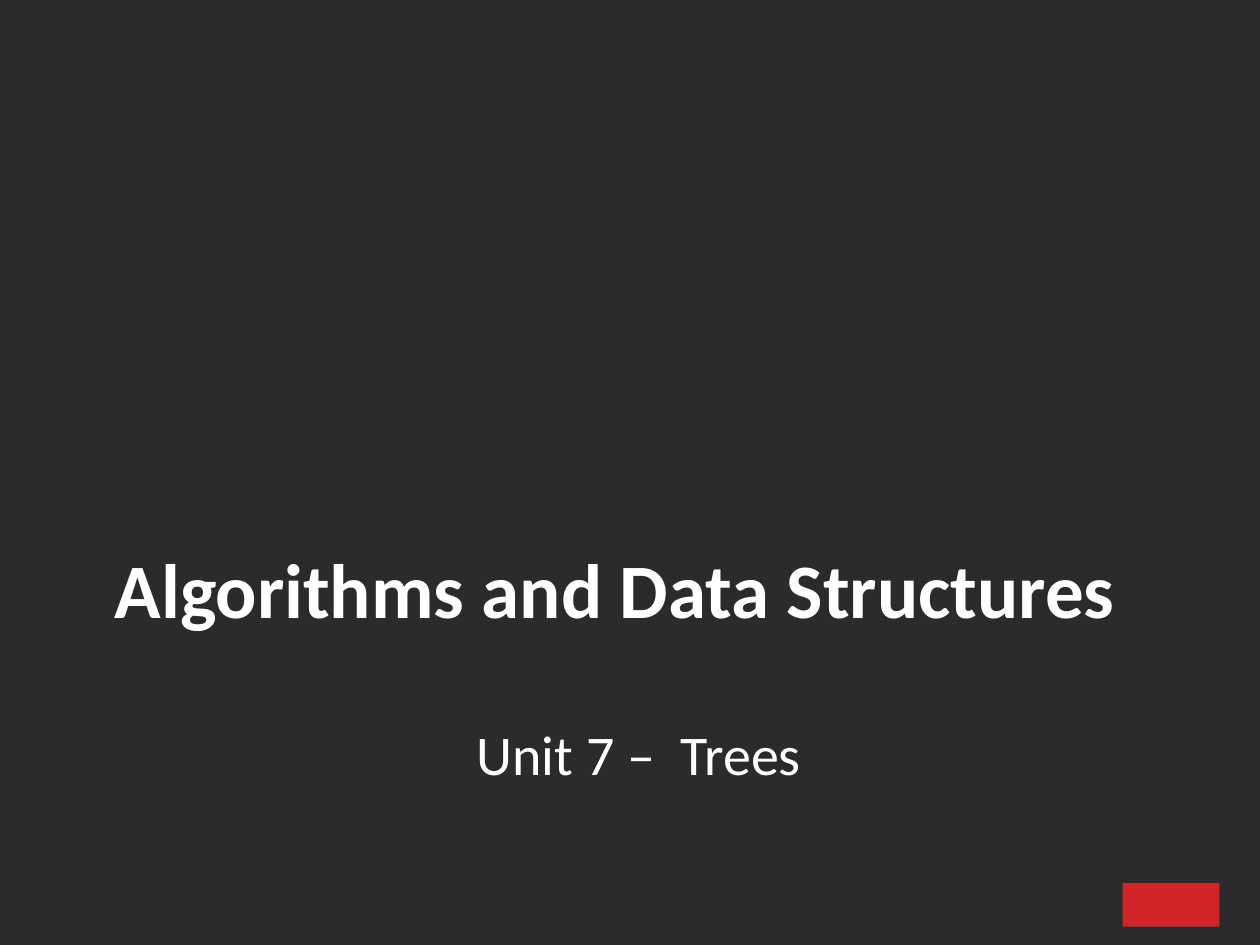
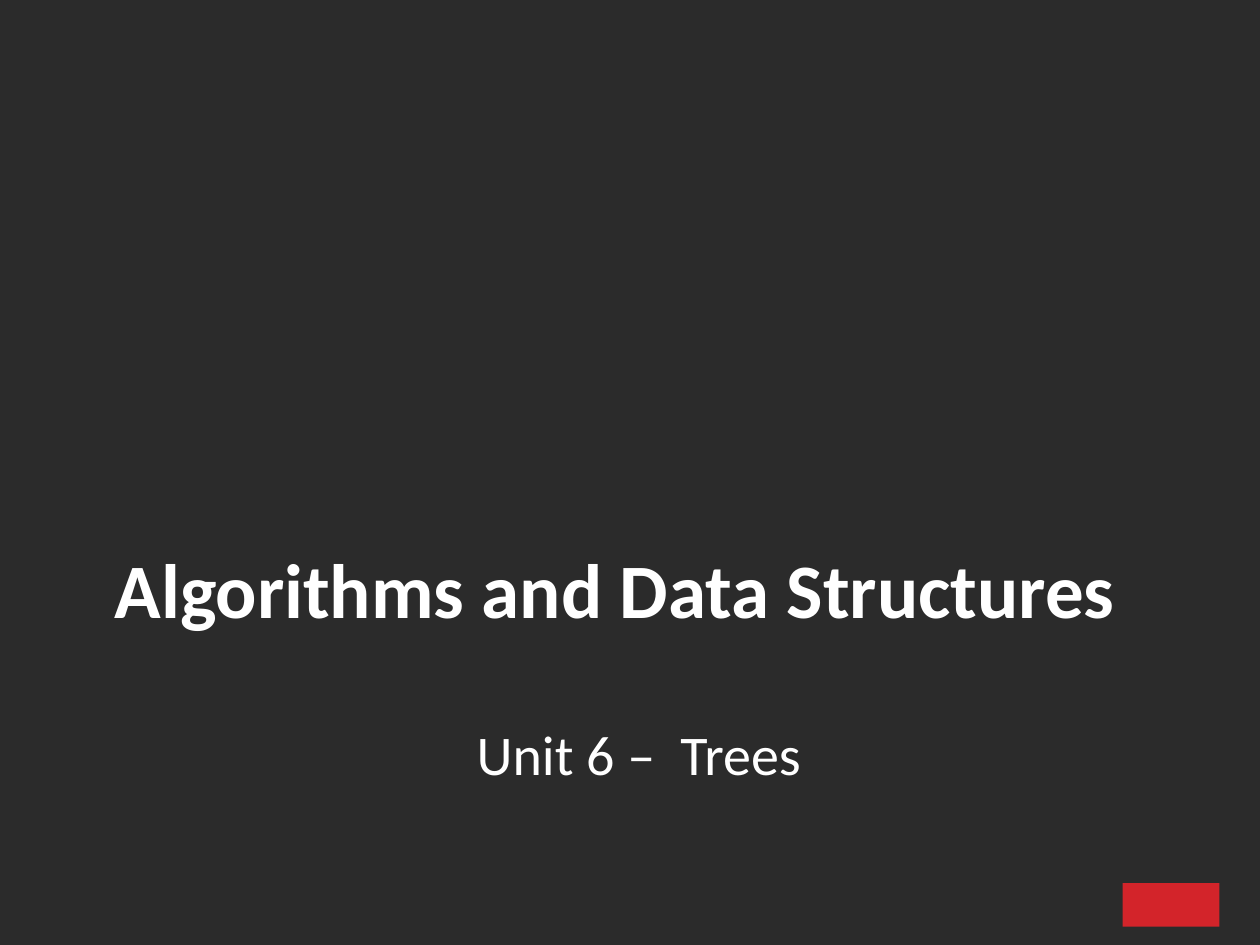
Before and after one commit to ifromm/dsa, a slide deck: slide 1 of slides/unit_6_trees.pptx. Drawn at 1260x945 pixels with LibreOffice and Linux fonts; fonts in the diff are those of the drawing; background and template pictures are left out; a plain dark background stands for a picture behind light text. Boxes give left, top, right and bottom in pixels: in the first picture for what was removed or moved away, otherwise in the second. Text is boxed around its words. In the diff, an @@ line names an element or a change of style, - is before the commit and + after.

Commit message:
Update

```diff
--- a/slides/unit_6_trees.pptx
+++ b/slides/unit_6_trees.pptx
@@ text at (x1=477, y1=736, x2=800, y2=776): text changed @@
-Unit 7 – Trees
+Unit 6 – Trees
```
